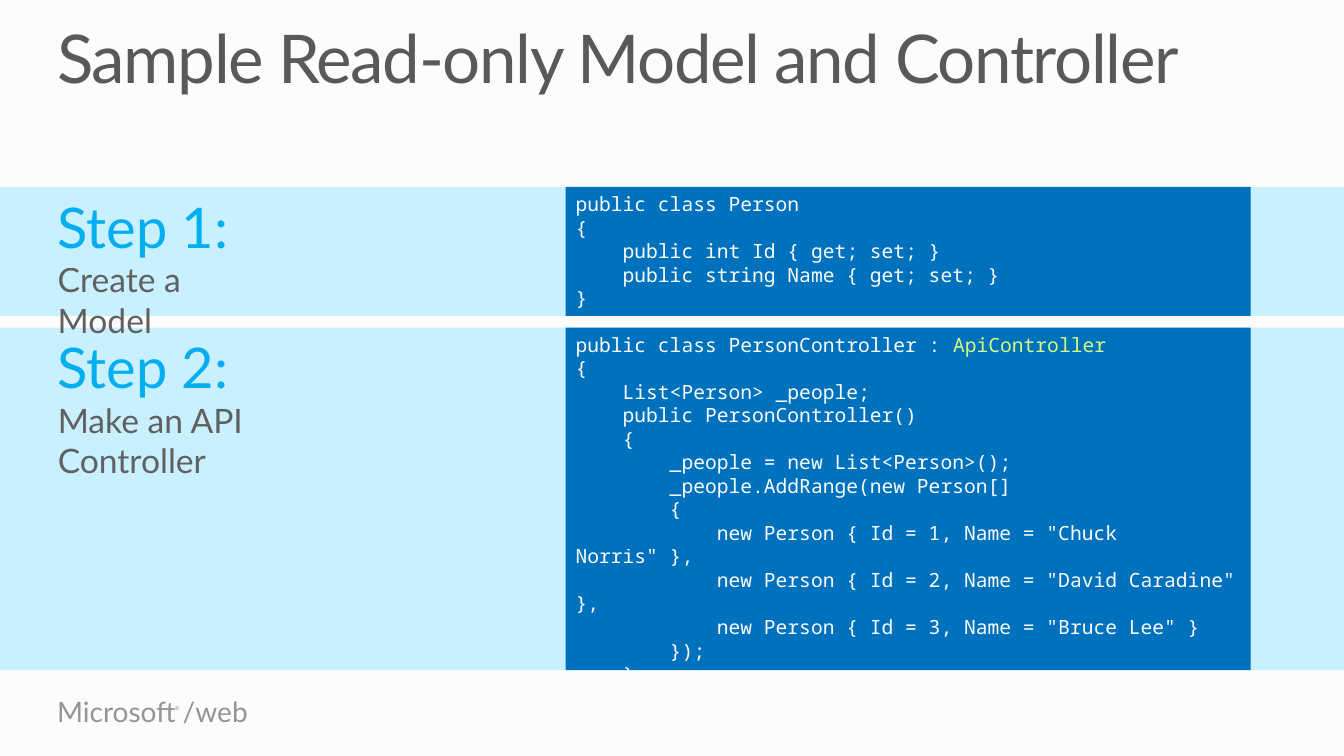
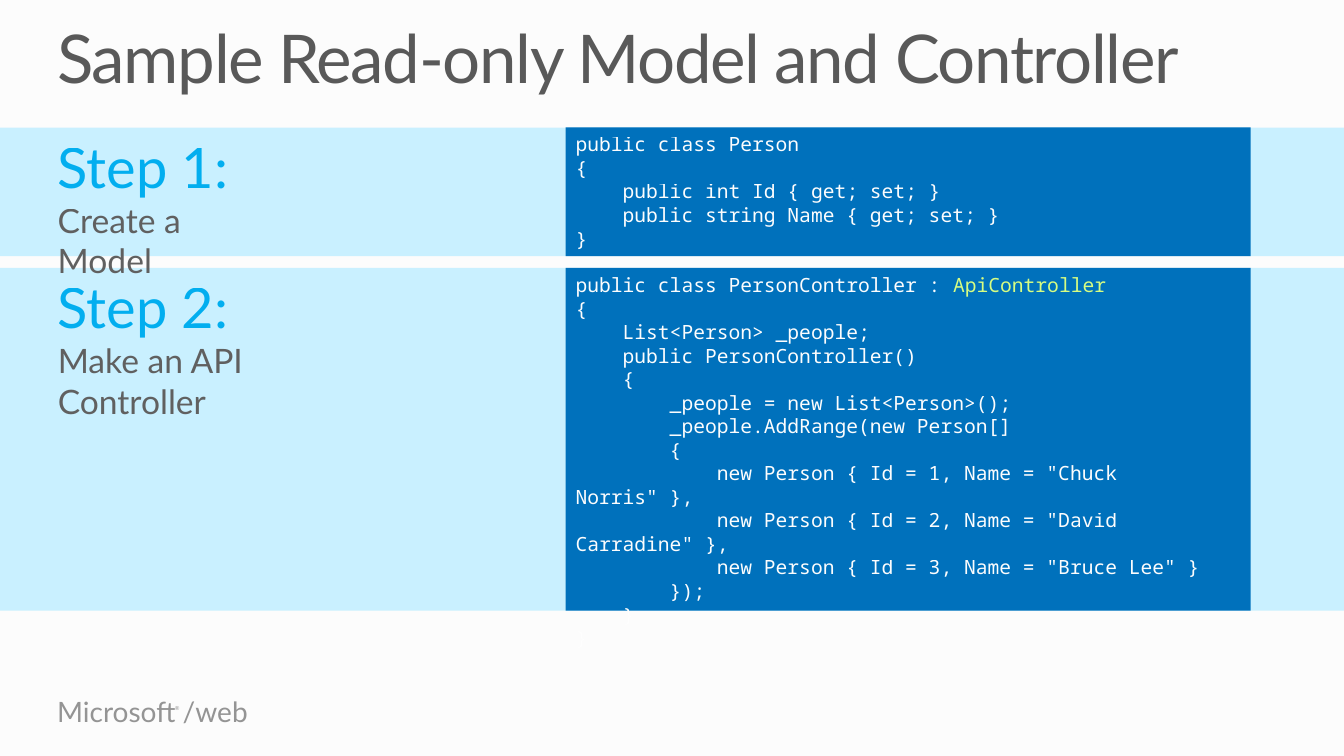
Before and after one commit to Microsoft-Web/WebTK-Presentations, a slide deck: slide 10 of AddingWebApiToASPNETSite/AddingWebApiToASPNETSite.pptx. Drawn at 1344x756 pixels with LibreOffice and Linux fonts; fonts in the diff are those of the drawing. Boxes give left, top, right and bottom in pixels: in the first picture for what was removed or moved away, otherwise in the second. Text is boxed around its words. In the diff, an @@ line names an element or a change of style, - is before the commit and + after.

```diff
--- a/AddingWebApiToASPNETSite/AddingWebApiToASPNETSite.pptx
+++ b/AddingWebApiToASPNETSite/AddingWebApiToASPNETSite.pptx
@@ 4 rectangles, 2 texts: place and size @@
-4 rectangles, 2 texts at bbox=[0, 187, 1344, 670]
+4 rectangles, 2 texts at bbox=[0, 127, 1344, 611]
@@ text in rectangle at bbox=[576, 513, 1117, 552]: text changed @@
-new Person { Id = 2, Name = "David Caradine" },
+new Person { Id = 2, Name = "David Carradine" },
```
Also in this commit, not shown: 1 other slide changed, 5 slides added, 3 slides removed, 1 other file.
